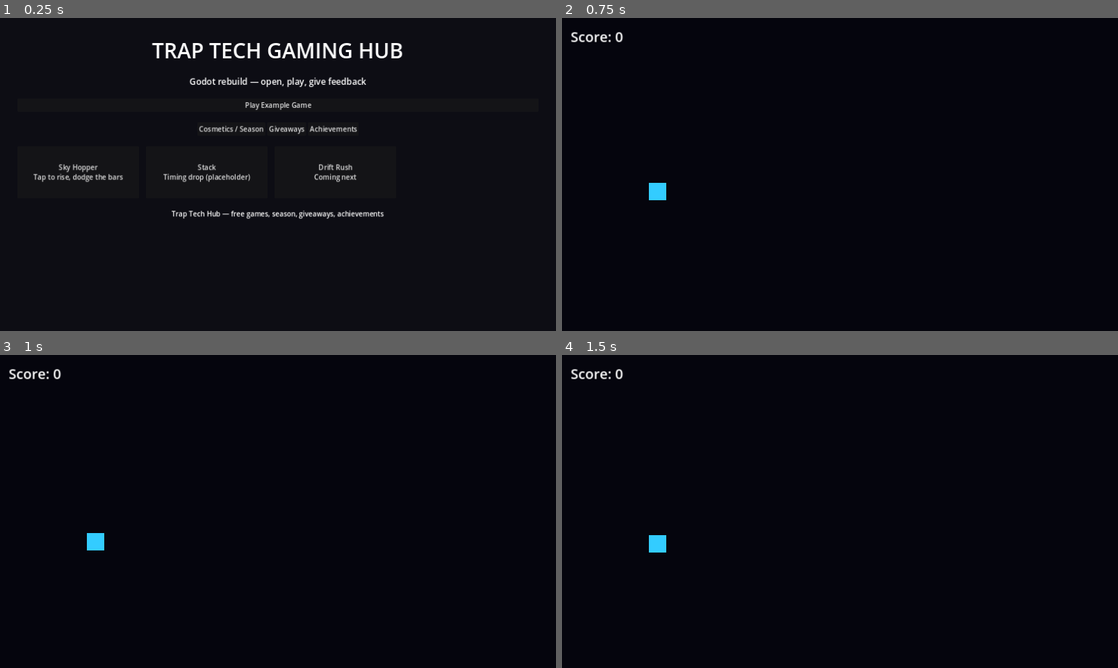
Above: before the commit, frames 1-4 (two rows, left to right).
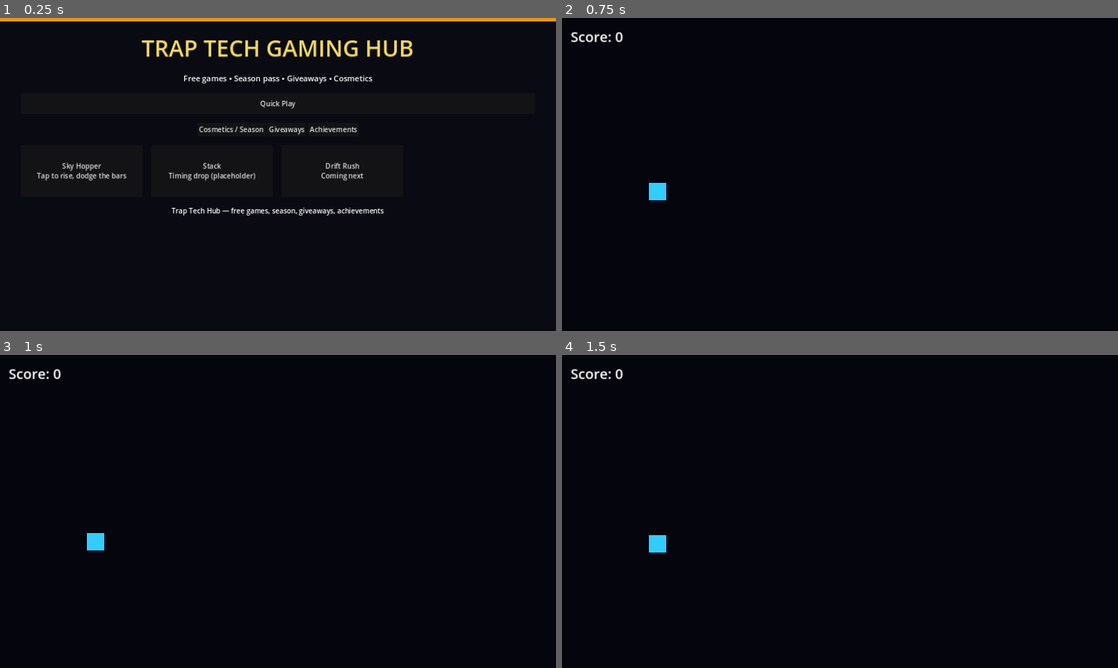
Above: after the commit, the same moments.

Repository: TheTavern001/TrapTech-Gaming-Hub
Game: Godot game, scene res://scenes/hub.tscn
Two runs of this game, one before a commit and one after it. Both use one fixed random seed, a clock stepped at 60 frames per second and the inputs below.
Inputs (mouse positions are in pixels of both pictures, inside the frame that each line leads up to):
- Up to frame 1 (0.25 s): no input
- Up to frame 2 (0.75 s): click "Play Example Game" (after the commit: "Quick Play") at 0.5 s
- Up to frame 3 (1 s): no input
- Up to frame 4 (1.5 s): tap Enter (ui_accept) at 1.25 s; move the mouse to (962, 495) at 1.27 s; hold Right (ui_right) from 1.28 s (still down); click (962, 495) at 1.42 s

The runs differ from the first frame. In frame 1, 5.6% of the frame differs, in the area x 0-100%, y 0-65%; in frame 2, nothing differs; in frame 3, nothing differs; in frame 4, nothing differs.

Commit message:
Polish hub UI visuals and layout

Diff:
--- a/godot/scenes/hub.tscn
+++ b/godot/scenes/hub.tscn
@@ -18,44 +18,53 @@
 anchor_bottom = 1.0
 grow_horizontal = 2
 grow_vertical = 2
-color = Color(0.05, 0.05, 0.08, 1)
+color = Color(0.04, 0.04, 0.07, 1)
+
+[node name="Accent" type="ColorRect" parent="."]
+layout_mode = 1
+anchor_right = 1.0
+offset_bottom = 8.0
+color = Color(0.9, 0.6, 0.1, 1)
 
 [node name="VBox" type="VBoxContainer" parent="."]
 layout_mode = 1
 anchors_preset = 15
 anchor_right = 1.0
 anchor_bottom = 1.0
-offset_left = 40.0
-offset_top = 40.0
-offset_right = -40.0
-offset_bottom = -40.0
+offset_left = 48.0
+offset_top = 32.0
+offset_right = -48.0
+offset_bottom = -32.0
 grow_horizontal = 2
 grow_vertical = 2
-theme_override_constants/separation = 24
+theme_override_constants/separation = 20
 
 [node name="Title" type="Label" parent="VBox"]
 layout_mode = 2
-theme_override_font_sizes/font_size = 48
+theme_override_colors/font_color = Color(0.95, 0.85, 0.4, 1)
+theme_override_font_sizes/font_size = 52
 text = "TRAP TECH GAMING HUB"
 horizontal_alignment = 1
 
 [node name="Subtitle" type="Label" parent="VBox"]
 layout_mode = 2
-theme_override_font_sizes/font_size = 20
-text = "Godot rebuild — open, play, give feedback"
+theme_override_font_sizes/font_size = 18
+text = "Free games • Season pass • Giveaways • Cosmetics"
 horizontal_alignment = 1
 
 [node name="PlayButton" type="Button" parent="VBox"]
 layout_mode = 2
-text = "Play Example Game"
+custom_minimum_size = Vector2(0, 48)
+text = "Quick Play"
 
 [node name="GameGrid" type="GridContainer" parent="VBox"]
 layout_mode = 2
-theme_override_constants/h_separation = 16
-theme_override_constants/v_separation = 16
+theme_override_constants/h_separation = 20
+theme_override_constants/v_separation = 20
 columns = 3
 
 [node name="Status" type="Label" parent="VBox"]
 layout_mode = 2
-text = "Ready for testing"
+theme_override_font_sizes/font_size = 16
+text = "Ready"
 horizontal_alignment = 1
